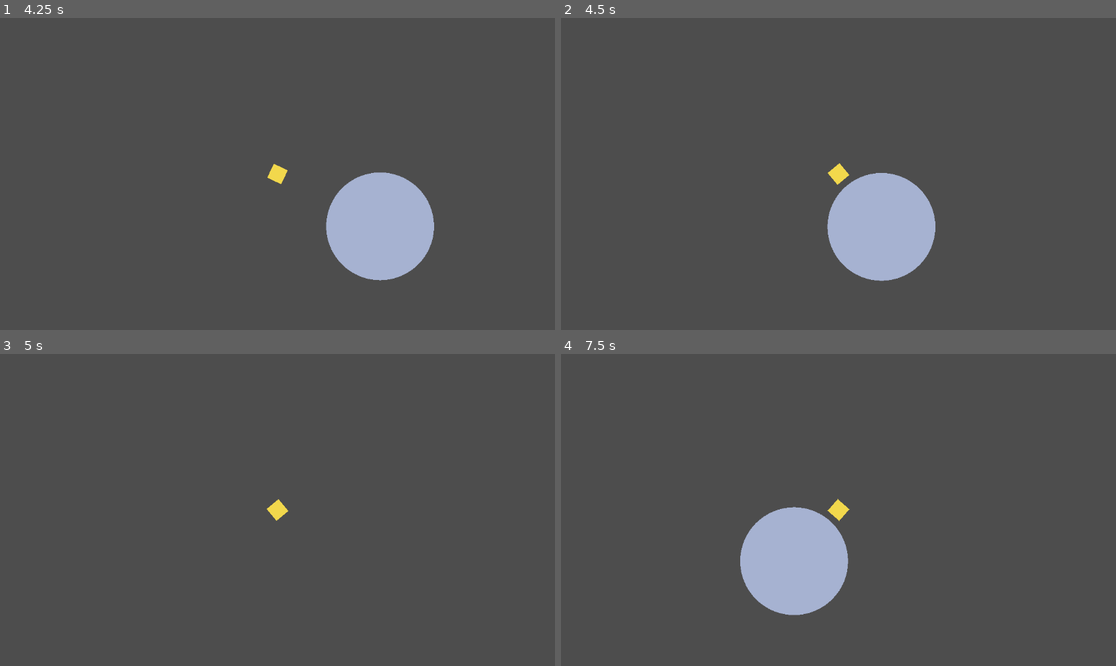
Above: before the commit, frames 1-4 (two rows, left to right).
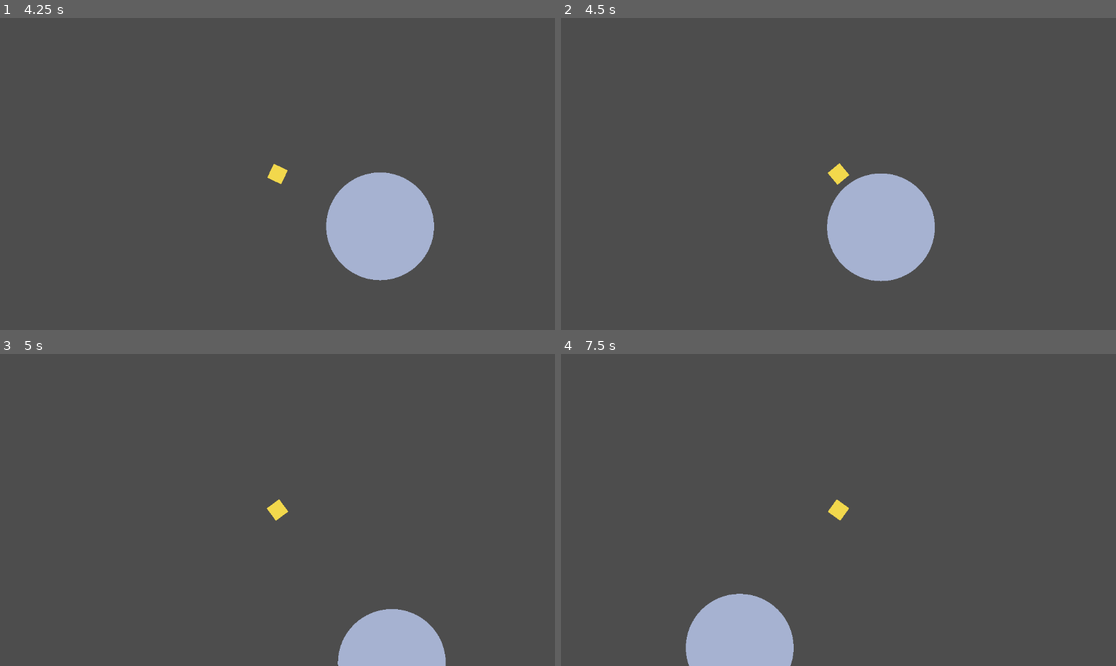
Above: after the commit, the same moments.

Repository: nikita-leonov/gravity
Game: Godot game, scene res://scenes/main.tscn
Same seed, same stepped clock (60 frames per second), same inputs: the game is played once before the commit and once after it.
Inputs:
- Up to frame 1 (4.25 s): tap Enter (ui_accept) at 0.5, 0.77, 1.52, 3.02, 3.77 s; hold Right (ui_right) 0.53-1.28 s; hold Left (ui_left) 1.28-2.03 s; hold Right (ui_right) 2.03-3.53 s; hold Left (ui_left) from 3.53 s (still down)
- Up to frame 2 (4.5 s): keep holding Left (ui_left)
- Up to frame 3 (5 s): keep holding Left (ui_left); tap Enter (ui_accept) at 4.52 s
- Up to frame 4 (7.5 s): release Left (ui_left) at 5.78 s; hold Right (ui_right) from 5.78 s (still down); tap Enter (ui_accept) at 6.02, 6.77 s

Frame 1 is identical in both runs. In frame 2, 0.1% of the frame differs, in the area x 47-68%, y 49-85%; in frame 3, 2.9%; in frame 4, 8.9%, in the area x 22-53%, y 46-100%.

Commit message:
Fix player grounding on moving satellites

Diff:
--- a/scripts/player.gd
+++ b/scripts/player.gd
@@ -175,11 +175,14 @@
 		return
 
 	var normal = offset / distance
-	var radial_velocity = velocity.dot(normal)
+	var body_velocity = last_body_velocity if grounded else Vector2.ZERO
+	var relative_velocity = velocity - body_velocity
+	var radial_velocity = relative_velocity.dot(normal)
 	grounded = false
 	if distance <= desired_radius + surface_snap_distance and radial_velocity <= 0.0:
 		global_position = planet_center + normal * desired_radius
-		velocity -= normal * radial_velocity
+		relative_velocity -= normal * radial_velocity
+		velocity = relative_velocity + body_velocity
 		grounded = true
 		gravity_lock_id = current_gravity_id
 
